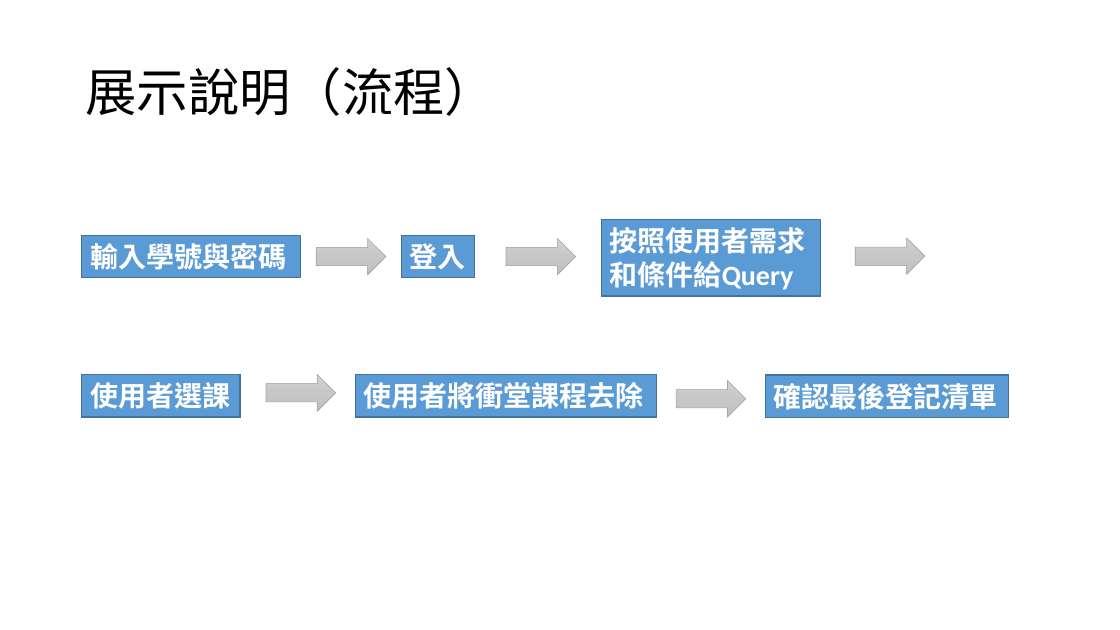
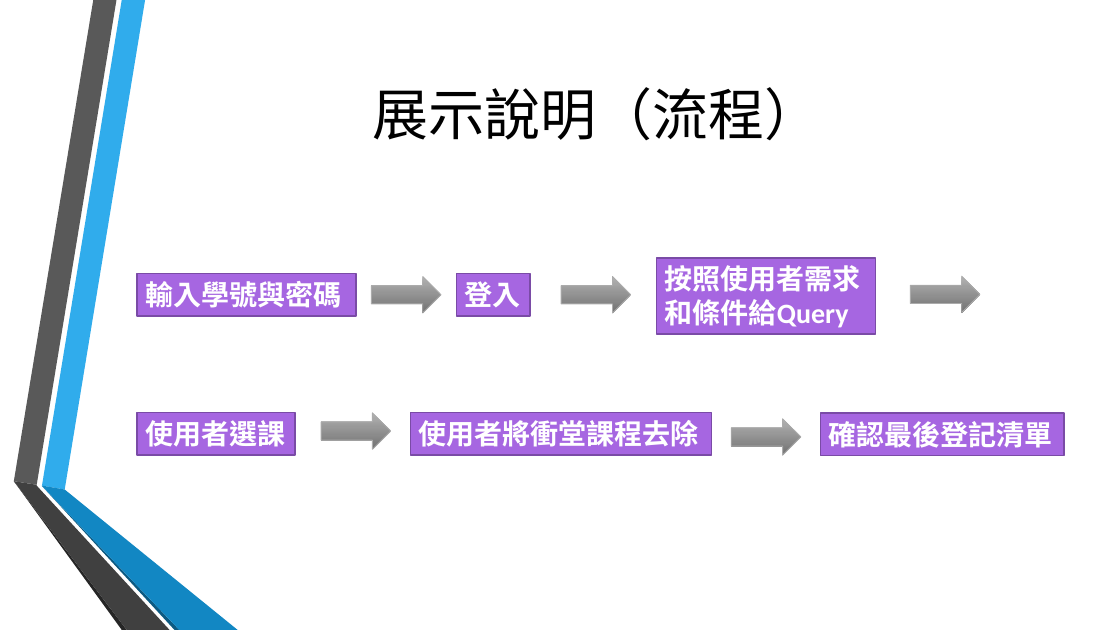
Before and after one commit to TeamTOS/courseSelecting, a slide deck: slide 9 of 期末結案.pptx (slide 7 before the commit). Drawn at 1120x630 pixels with LibreOffice and Linux fonts; fonts in the diff are those of the drawing; background and template pictures are left out. Boxes give left, top, right and bottom in pixels: in the first picture for what was removed or moved away, otherwise in the second. Text is boxed around its words. In the diff, an @@ line names an element or a change of style, - is before the commit and + after.

```diff
--- a/期末結案.pptx
+++ b/期末結案.pptx
@@ title "展示說明（流程）": place and size @@
-title "展示說明（流程）" at box(85, 67, 496, 116)
+title "展示說明（流程）" at box(373, 87, 821, 140)
@@ title "展示說明（流程）" at box(373, 87, 821, 140): size 44 to 48 pt, font Noto Sans CJK SC to Calibri; alignment left to centre; line spacing 0.9 to 1 @@
@@ 6 rectangles, 2 right arrows: place and size @@
-6 rectangles, 2 right arrows at box(82, 220, 1009, 417)
+6 rectangles, 2 right arrows at box(137, 258, 1065, 455)
@@ fill gradient #D2D2D2 to #C8C8C8 to #C0C0C0 to gradient #B2B2B2 to #737373; outline #A5A5A5 0.5 pt to #ABABAB 0.75 pt in 5 elements at box(371, 276, 441, 313), box(321, 413, 391, 449), box(561, 276, 631, 313), box(732, 418, 802, 455), box(911, 276, 981, 313) @@
@@ 3 right arrows: place and size @@
-3 right arrows at box(317, 239, 746, 417)
+3 right arrows at box(371, 276, 802, 455)
@@ fill #5B9BD5 to #A666E1; outline #43739E 1 pt to #7B4BA6 1.25 pt in 6 elements at box(657, 258, 876, 334), box(137, 413, 295, 455), box(411, 413, 712, 455), box(457, 274, 531, 316), box(137, 274, 356, 316), box(821, 413, 1065, 455) @@
@@ group added at box(13, 0, 238, 630): 6 freeform shapes @@
```
Also in this commit, not shown: 7 other slides changed, 4 slides added.
